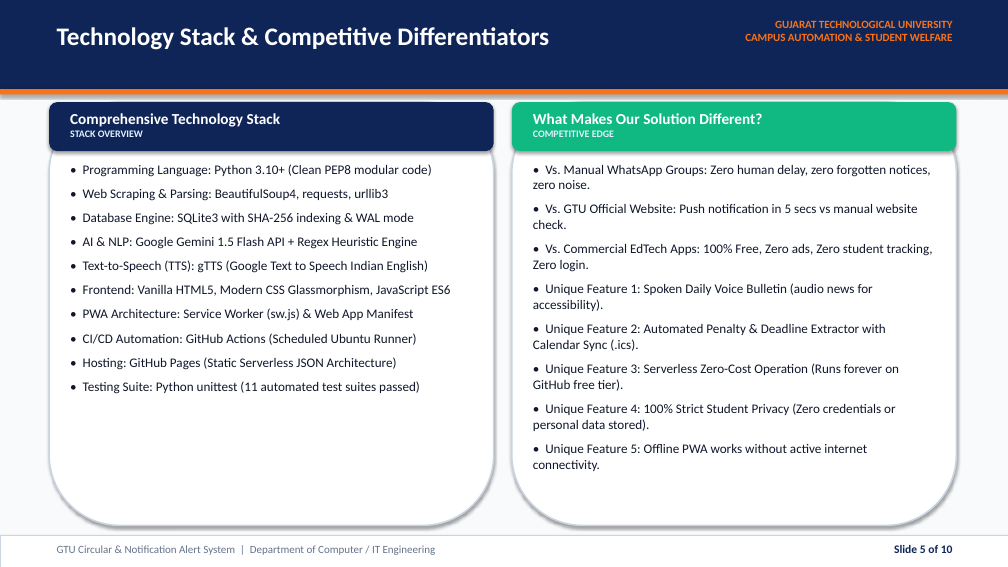
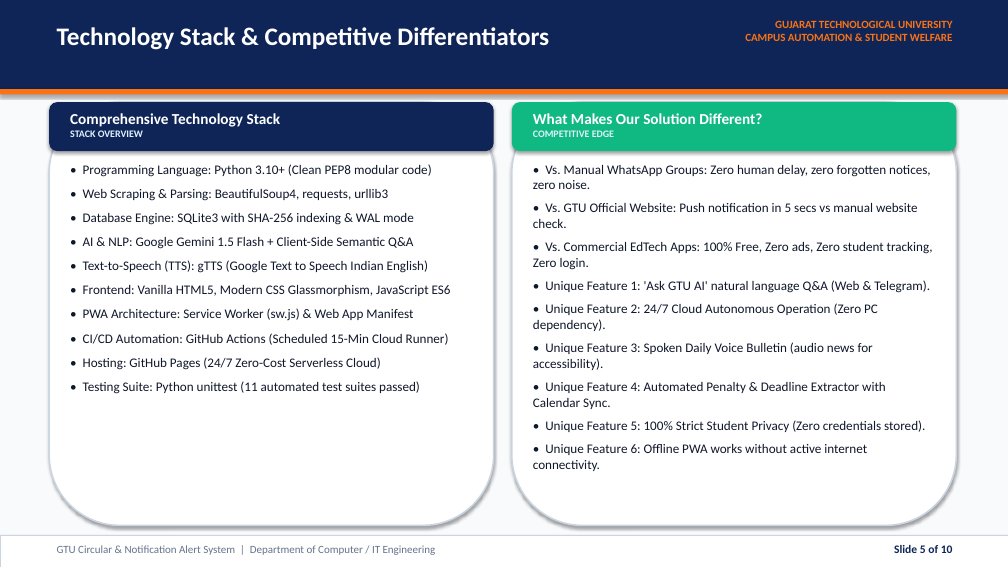
Before and after one commit to SMuhammad24/GTUAlertsystem, a slide deck: slide 5 of SIH2024_GTU_Alert_System_Presentation.pptx. Drawn at 1008x567 pixels with LibreOffice and Linux fonts; fonts in the diff are those of the drawing. Boxes give left, top, right and bottom in pixels: in the first picture for what was removed or moved away, otherwise in the second. Text is boxed around its words. In the diff, an @@ line names an element or a change of style, - is before the commit and + after.

```diff
--- a/SIH2024_GTU_Alert_System_Presentation.pptx
+++ b/SIH2024_GTU_Alert_System_Presentation.pptx
@@ text at (533,165,933,270): less space between paragraphs @@
@@ text at (83,237,413,249): text changed @@
-• AI & NLP: Google Gemini 1.5 Flash API + Regex Heuristic Engine
+• AI & NLP: Google Gemini 1.5 Flash + Client-Side Semantic Q&A
@@ text at (533,280,930,471): text changed @@
-• Unique Feature 1: Spoken Daily Voice Bulletin (audio news for accessibility).
-• Unique Feature 2: Automated Penalty & Deadline Extractor with Calendar Sync (.ics).
-• Unique Feature 3: Serverless Zero-Cost Operation (Runs forever on GitHub free tier).
-• Unique Feature 4: 100% Strict Student Privacy (Zero credentials or personal data stored).
-• Unique Feature 5: Offline PWA works without active internet connectivity.
+• Unique Feature 1: 'Ask GTU AI' natural language Q&A (Web & Telegram).
+• Unique Feature 2: 24/7 Cloud Autonomous Operation (Zero PC dependency).
+• Unique Feature 3: Spoken Daily Voice Bulletin (audio news for accessibility).
+• Unique Feature 4: Automated Penalty & Deadline Extractor with Calendar Sync.
+• Unique Feature 5: 100% Strict Student Privacy (Zero credentials stored).
+• Unique Feature 6: Offline PWA works without active internet connectivity.
@@ text at (83,333,449,370): text changed @@
-• CI/CD Automation: GitHub Actions (Scheduled Ubuntu Runner)
-• Hosting: GitHub Pages (Static Serverless JSON Architecture)
+• CI/CD Automation: GitHub Actions (Scheduled 15-Min Cloud Runner)
+• Hosting: GitHub Pages (24/7 Zero-Cost Serverless Cloud)
```
Also in this commit, not shown: 3 other slides changed, 8 other files.
